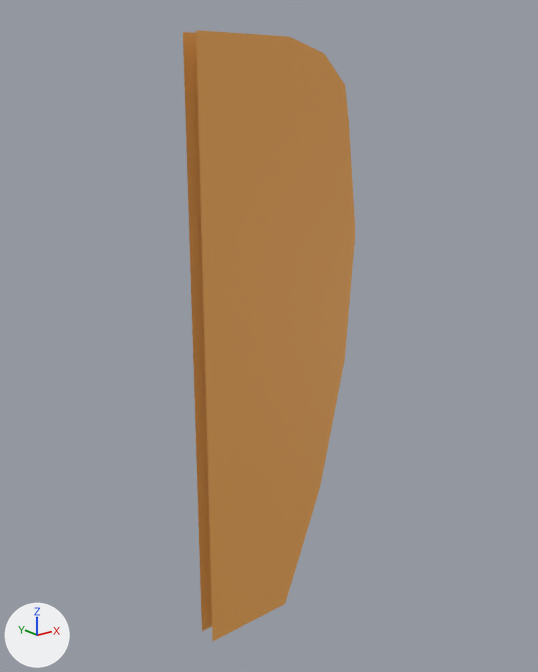
What one commit did to the FBX model Assets/3D Assets/Modular/Modular_Inside_Wall_Junction.fbx.
One viewpoint serves both versions: a 50 mm camera at (-2.32, -2.8, 2.72) aimed at (-0.04, 0.05, 1.58). The axes (+X, +Y, +Z) are drawn at lower left. The lights are the same throughout.

The first picture shows 'Modular_Inside_Wall_Junction'.
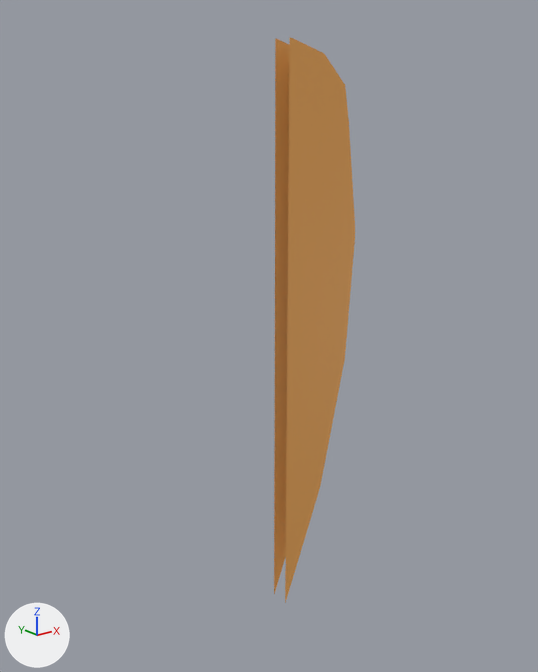
Boxes [x1, y1, x2, y2] around the edits, measured in the pictures (538 x 672 px):
```json
{"object": "Modular_Inside_Wall_Junction", "change": "reshaped", "before": [183, 30, 355, 641], "after": [274, 37, 355, 603], "on screen": "53% narrower, 7% shorter"}
{"part": 1, "of": "me_plane_117", "change": "deleted", "before": [183, 30, 290, 641], "on screen": "brown"}
```

Scene script edits in JSON lines:
```json
{"block": "me_plane_117", "where": "me_plane_117.from_pydata(...)  # 36 vertices, 28 faces; spans x -0.5..0.46, y -0.05..0.05, z 0.0..3.0"}
{"block": "me_plane_117", "where": "# used by ob_modular_inside_wall_junction; location = (0.0, 0.0, 0.0)"}
{"block": "me_plane_117", "where": "# verts and faces of me_plane_117; kept vertices keep their numbers, new ones are numbered from 36"}
{"block": "me_plane_117", "where": "# before: 0 (0.0, -0.05, 3.0) at pixel (289, 36), 4 (0.0, -0.05, 0.0) at pixel (285, 603), 10 (0.0, -0.05, 1.5) at pixel (287, 353), 11 (0.0, -0.05, 2.71) at pixel (289, 104), 12 (0.0, -0.05, 0.73) at pixel (286, 489)"}
{"block": "me_plane_117", "where": "# before: 13 (-0.5, -0.05, 3.0) at pixel (195, 30), 14 (-0.5, -0.05, 0.0) at pixel (212, 641), 15 (-0.5, -0.05, 1.5) at pixel (205, 374), 16 (-0.5, -0.05, 2.71) at pixel (198, 104), 17 (-0.5, -0.05, 0.73) at pixel (209, 520)"}
{"block": "me_plane_117", "where": "# before: 18 (0.0, 0.05, 3.0), 22 (0.0, 0.05, 0.0), 28 (0.0, 0.05, 1.5), 29 (0.0, 0.05, 2.71), 30 (0.0, 0.05, 0.73)"}
{"block": "me_plane_117", "where": "# before: 31 (-0.5, 0.05, 3.0) at pixel (182, 32), 32 (-0.5, 0.05, 0.0) at pixel (201, 631), 33 (-0.5, 0.05, 1.5) at pixel (193, 369), 34 (-0.5, 0.05, 2.71) at pixel (185, 104), 35 (-0.5, 0.05, 0.73) at pixel (198, 512)"}
{"block": "me_plane_117", "change": "me_plane_117 part 1"}
{"op": "add", "block": "me_plane_117", "code": "delete_vertices([*range(13, 18), *range(31, 36)])  # with the faces that use them"}
```
